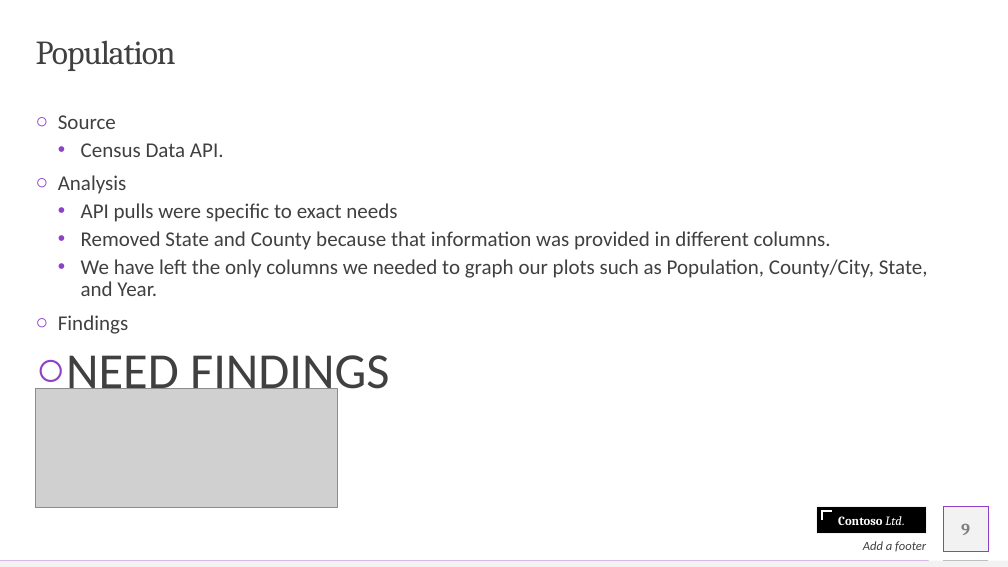
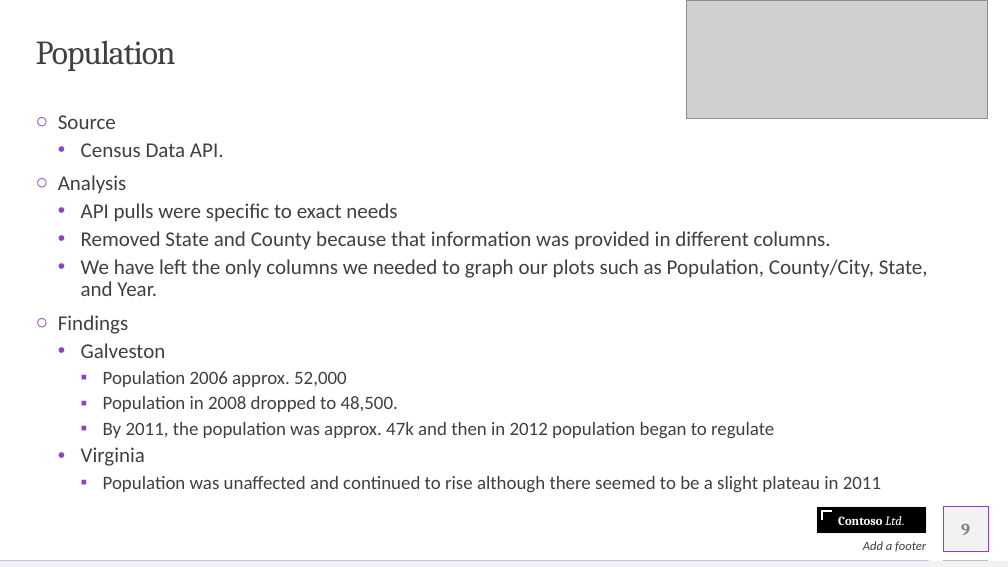
Before and after one commit to olegmrnv/crime_correlations, a slide deck: slide 9 of reports/Natural Disasters.pptx. Drawn at 1008x567 pixels with LibreOffice and Linux fonts; fonts in the diff are those of the drawing; grey boxes stand for pictures. Boxes give left, top, right and bottom in pixels: in the first picture for what was removed or moved away, otherwise in the second. Text is boxed around its words. In the diff, an @@ line names an element or a change of style, - is before the commit and + after.

```diff
--- a/reports/Natural Disasters.pptx
+++ b/reports/Natural Disasters.pptx
@@ picture: place and size @@
-picture at [36,388,337,507]
+picture at [687,0,988,119]
@@ text at [81,343,881,493]: text changed; size 48 to 18 pt @@
-○ NEED FINDINGS
+  • Galveston
+    ▪ Population 2006 approx. 52,000
+    ▪ Population in 2008 dropped to 48,500.
+    ▪ By 2011, the population was approx. 47k and then in 2012 population began to regulate
+  • Virginia
+    ▪ Population was unaffected and continued to rise although there seemed to be a slight plateau in 2011
```
Also in this commit, not shown: 2 other slides changed.
